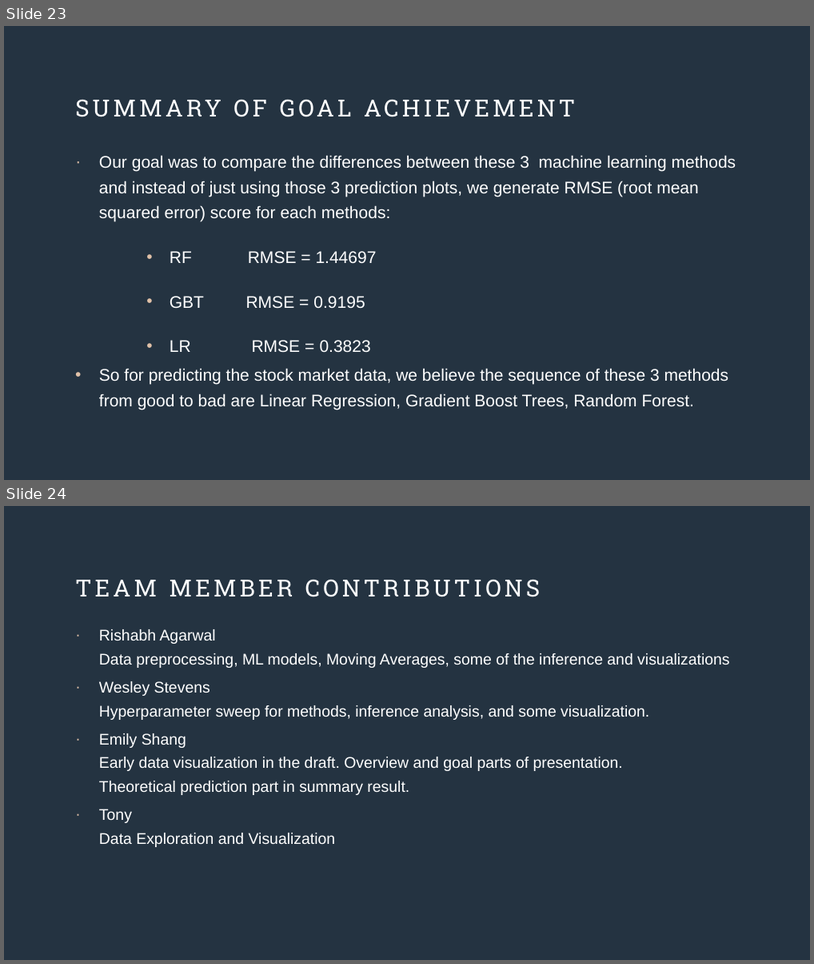
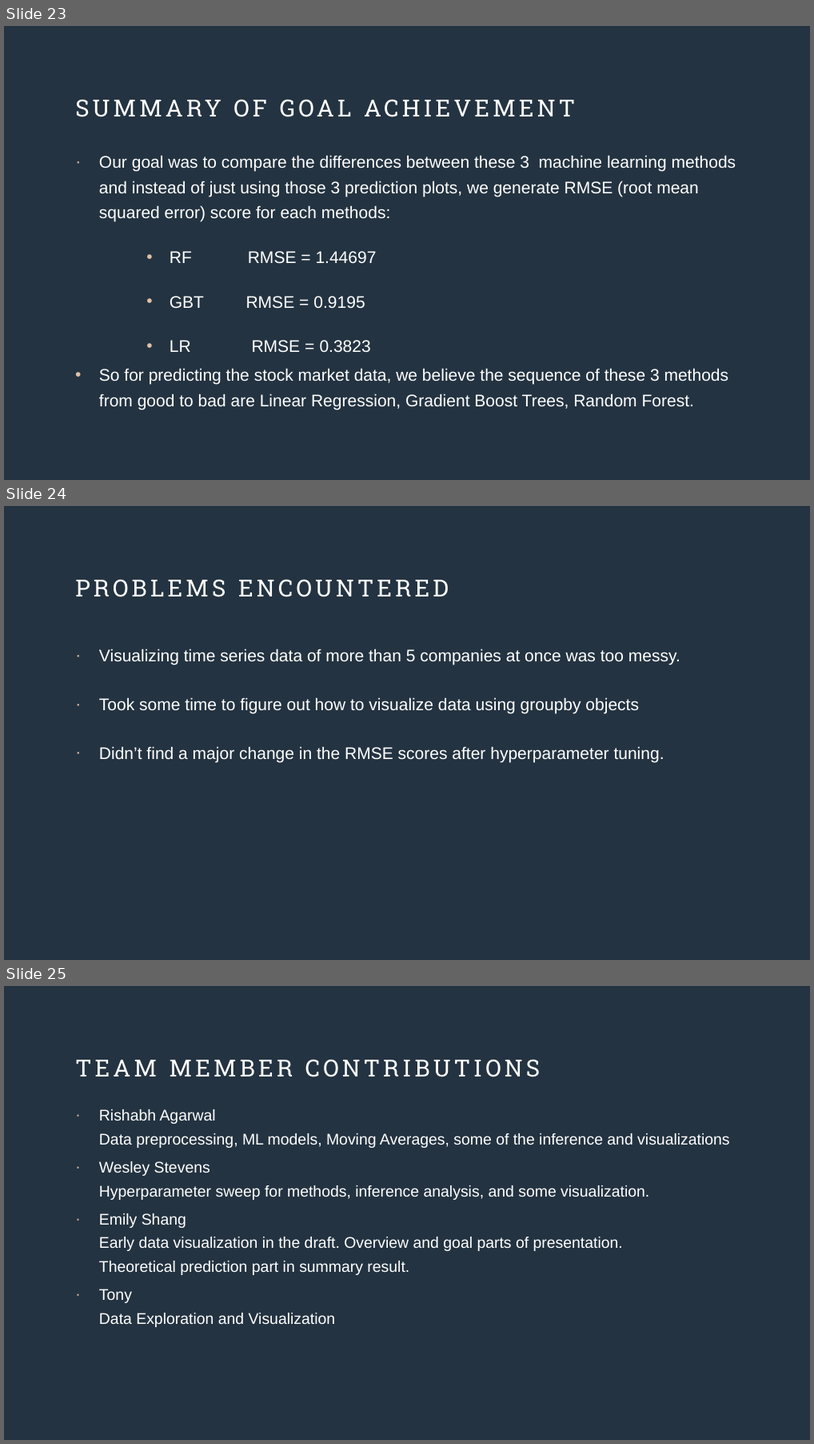
Before and after one commit to IST-718-Fall-2020/project_presendation-group17, a slide deck: Final_Presentation_group_17.pptx. Shown one above the other, each under a label of ours: slides 23 and 24 before the commit, slides 23, 24 and 25 after it. The pictures are 814x964 and 814x1444 pixels, drawn with LibreOffice and Linux fonts; fonts in the diff are those of the drawing. Boxes give left, top, right and bottom in pixels: in the first picture for what was removed or moved away, otherwise in the second. Text is boxed around its words. In the diff, an @@ line names an element or a change of style, - is before the commit and + after.

```diff
--- a/Final_Presentation_group_17.pptx
+++ b/Final_Presentation_group_17.pptx
@@ slide 24 added at box(4, 506, 810, 960), background #243341 @@
@@ title added at box(75, 579, 449, 597), 28 pt, text #FFFFFF @@
+PROBLEMS ENCOUNTERED
@@ text added at box(99, 648, 681, 762), 20 pt, text #FFFFFF @@
+· Visualizing time series data of more than 5 companies at once was too messy.
+· Took some time to figure out how to visualize data using groupby objects
+· Didn’t find a major change in the RMSE scores after hyperparameter tuning.
@@ what was slide 24 is now slide 25 @@
```
Also in this commit, not shown: 2 slides changed.
